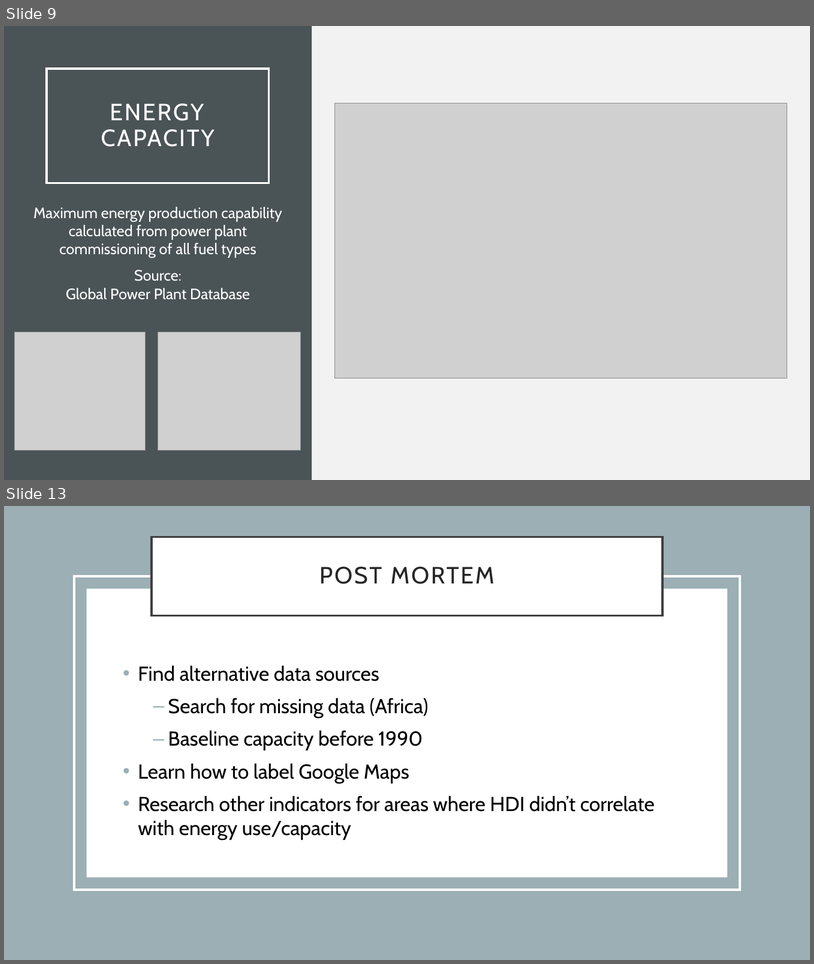
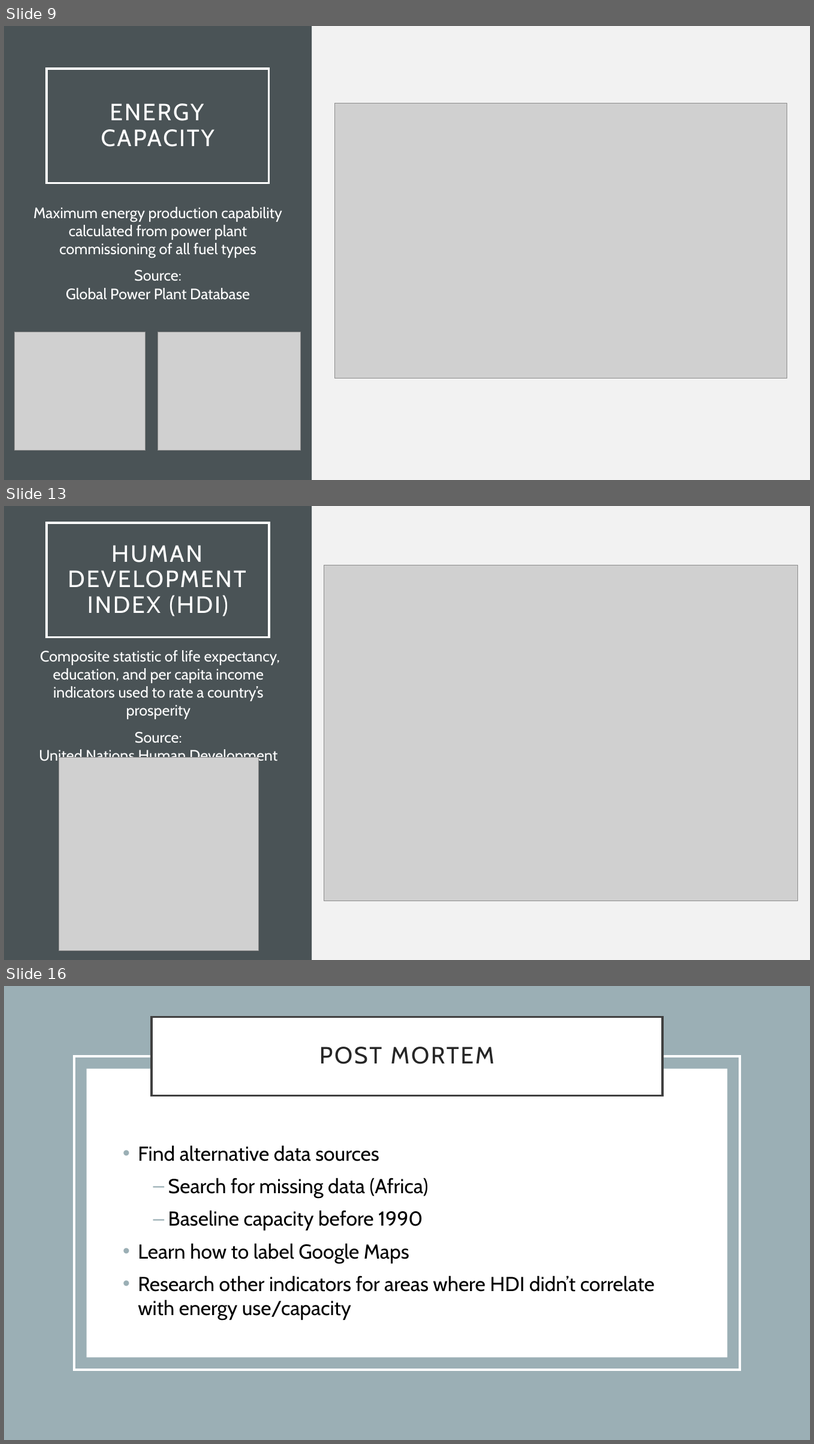
Before and after one commit to gabigham/dagger, a slide deck: Project 1.pptx. Shown one above the other, each under a label of ours: slides 9 and 13 before the commit, slides 9, 13 and 16 after it; the slides between them are not shown. The pictures are 814x964 and 814x1444 pixels, drawn with LibreOffice and Linux fonts; fonts in the diff are those of the drawing; grey boxes stand for pictures. Boxes give left, top, right and bottom in pixels: in the first picture for what was removed or moved away, otherwise in the second. Text is boxed around its words. In the diff, an @@ line names an element or a change of style, - is before the commit and + after.

```diff
--- a/Project 1.pptx
+++ b/Project 1.pptx
@@ slide 13 added at (4, 506, 810, 960), background #F2F2F2 @@
@@ rectangle added at (4, 506, 312, 960), fill #4A5356 @@
@@ title added at (47, 523, 270, 637), outline #FFFFFF 2.5 pt, 28 pt, text #FFFFFF @@
+HUMAN
+DEVELOPMENT
+INDEX (HDI)
@@ picture added at (324, 565, 798, 900) @@
@@ text added at (39, 650, 281, 764), 18 pt, text #FFFFFF @@
+Composite statistic of life expectancy, education, and per capita income indicators used to rate a country’s prosperity
+Source:
+United Nations Human Development Data
@@ picture added at (59, 757, 258, 951) @@
@@ what was slide 13 is now slide 16 @@
```
Also in this commit, not shown: 5 slides changed, 2 other slides added.
